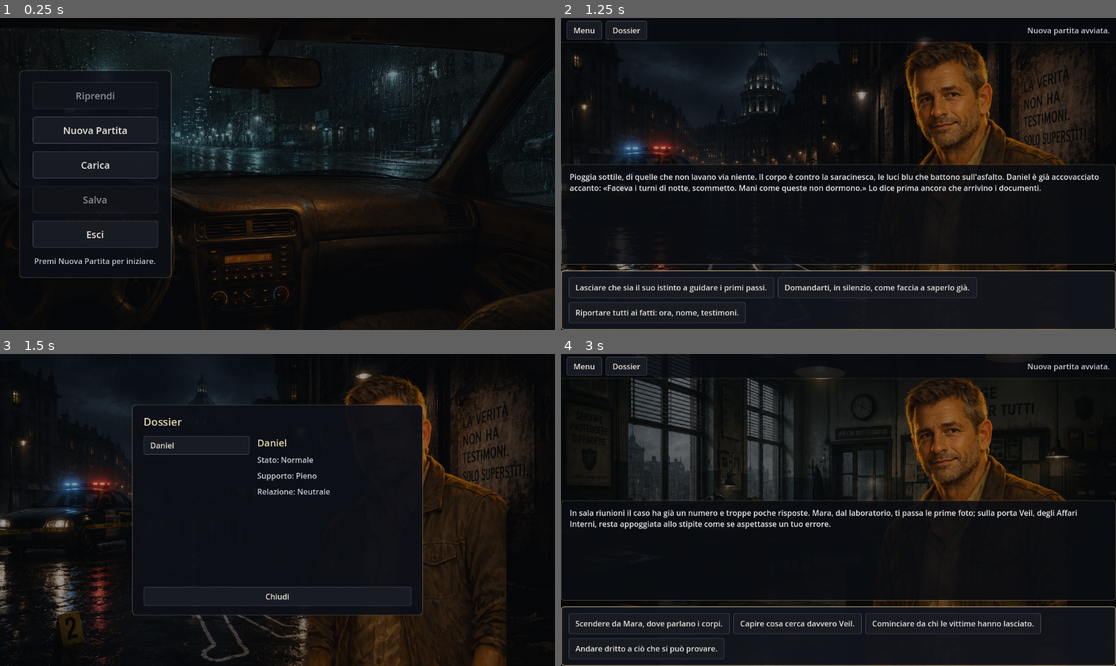
Above: before the commit, frames 1-4 (two rows, left to right).
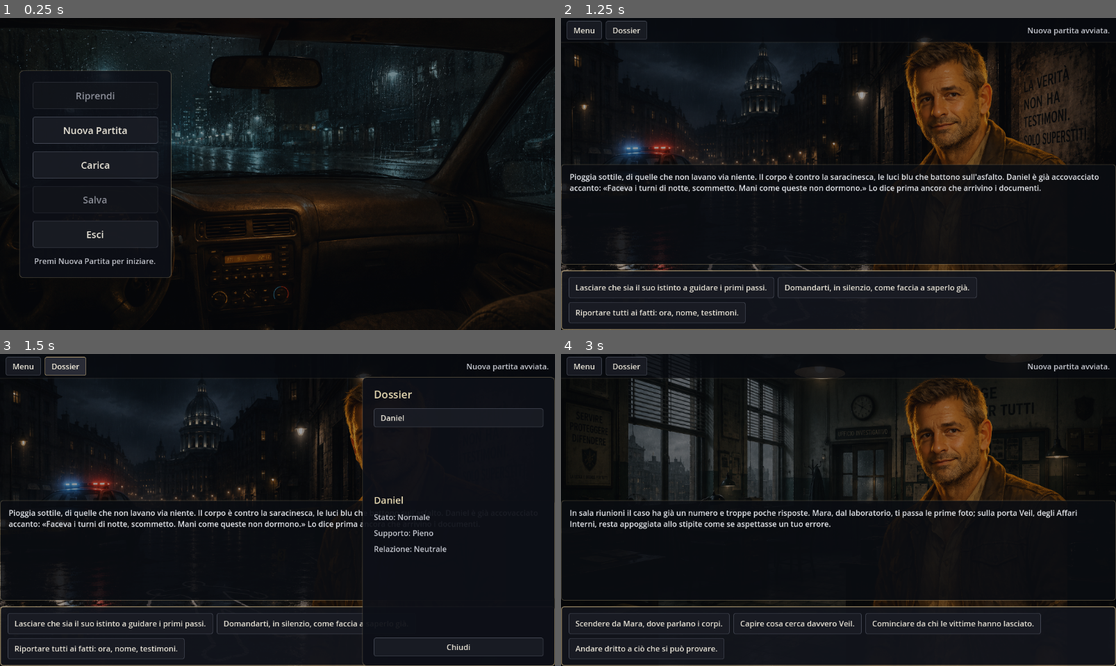
Above: after the commit, the same moments.

Repository: torsifranci2006-ship-it/gioco-test
Game: Godot game, scene res://scenes/main.tscn
The game is run twice, just before and just after one commit, with the same random seed, the same clock (stepped at 60 frames per second) and the same inputs.
Inputs:
- Up to frame 1 (0.25 s): no input
- Up to frame 2 (1.25 s): click "Nuova Partita" at 0.5 s
- Up to frame 3 (1.5 s): click "Dossier" at 1.25 s
- Up to frame 4 (3 s): click "Chiudi" at 2 s; click "Lasciare che sia il suo istin…" at 2.75 s

Frames 1-2 are identical in both runs. In frame 3, 20% of the frame differs, in the area x 0-100%, y 0-100%; in frame 4, nothing differs.

Commit message:
Trasforma dossier in sidebar

Diff:
--- a/scenes/main.tscn
+++ b/scenes/main.tscn
@@ -519,11 +519,15 @@
 [node name="DossierPanel" type="PanelContainer" parent="."]
 visible = false
 layout_mode = 1
-anchor_left = 0.5
-anchor_top = 0.5
-anchor_right = 0.5
-anchor_bottom = 0.5
-grow_horizontal = 2
+anchor_left = 1.0
+anchor_top = 0.0
+anchor_right = 1.0
+anchor_bottom = 1.0
+offset_left = -400.0
+offset_top = 48.0
+offset_right = 0.0
+offset_bottom = 0.0
+grow_horizontal = 0
 grow_vertical = 2
 theme_override_styles/panel = SubResource("sb_ending")
 
@@ -540,12 +544,13 @@
 theme_override_font_sizes/font_size = 22
 text = "Dossier"
 
-[node name="DossierBody" type="HBoxContainer" parent="DossierPanel/DossierMargin/DossierVBox"]
-layout_mode = 2
+[node name="DossierBody" type="VBoxContainer" parent="DossierPanel/DossierMargin/DossierVBox"]
+layout_mode = 2
+size_flags_vertical = 3
 theme_override_constants/separation = 16
 
 [node name="DossierListScroll" type="ScrollContainer" parent="DossierPanel/DossierMargin/DossierVBox/DossierBody"]
-custom_minimum_size = Vector2(220, 300)
+custom_minimum_size = Vector2(0, 160)
 layout_mode = 2
 horizontal_scroll_mode = 0
 
@@ -555,8 +560,9 @@
 theme_override_constants/separation = 8
 
 [node name="DossierDetails" type="VBoxContainer" parent="DossierPanel/DossierMargin/DossierVBox/DossierBody"]
-custom_minimum_size = Vector2(320, 0)
-layout_mode = 2
+custom_minimum_size = Vector2(0, 0)
+layout_mode = 2
+size_flags_vertical = 3
 theme_override_constants/separation = 10
 
 [node name="DossierCloseButton" type="Button" parent="DossierPanel/DossierMargin/DossierVBox"]
--- a/src/ui/main.gd
+++ b/src/ui/main.gd
@@ -310,17 +310,15 @@
 
 # --- Dossier personaggi (overlay in gioco, sola lettura) ---
 
-## "Dossier" (in gioco): apre il pannello con i personaggi incontrati. Non tocca il motore.
+## "Dossier" (in gioco): apre la sidebar con i personaggi incontrati. Non tocca il motore e
+## NON nasconde TopBar/BottomArea: la partita resta visibile dietro la sidebar.
 func _on_open_dossier() -> void:
-	_top_bar.visible = false
-	_bottom_area.visible = false
 	_populate_dossier()
 	_dossier_panel.visible = true
 
-## "Chiudi": torna allo stato di gioco (ripristina TopBar/BottomArea).
+## "Chiudi": nasconde la sidebar lasciando la partita esattamente com'è.
 func _on_dossier_close() -> void:
 	_dossier_panel.visible = false
-	_enter_game()
 
 ## Popola la lista a sinistra dai dati (già privi di spoiler) forniti da Game; mostra il primo.
 func _populate_dossier() -> void:
Not shown, changed: docs/ui.md
